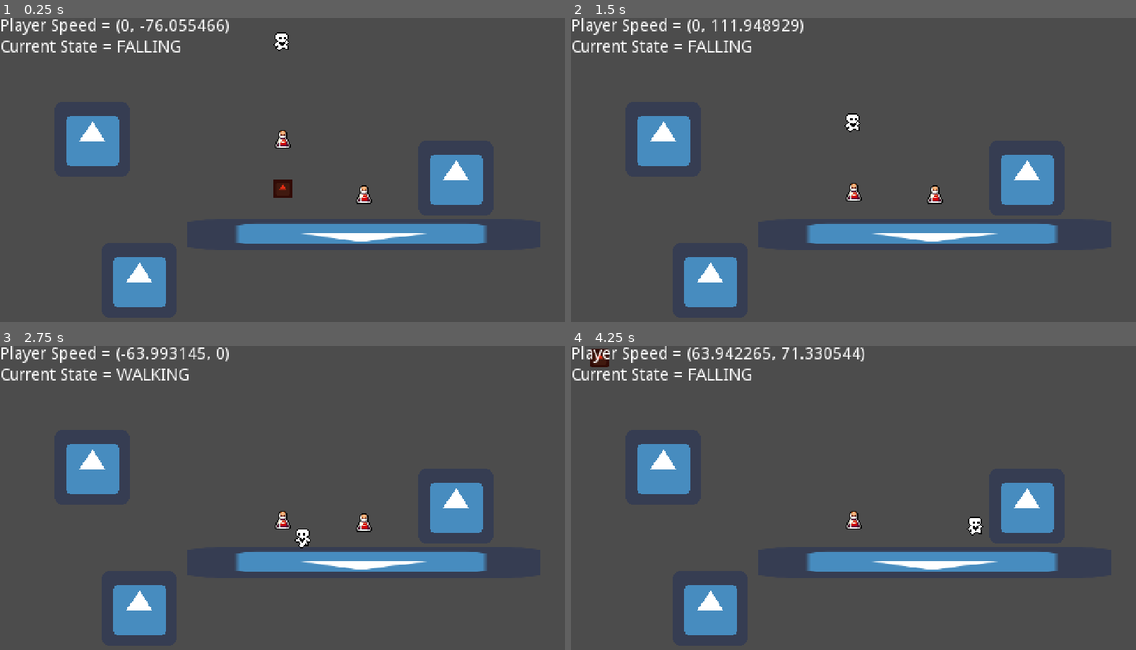
Above: before the commit, frames 1-4 (two rows, left to right).
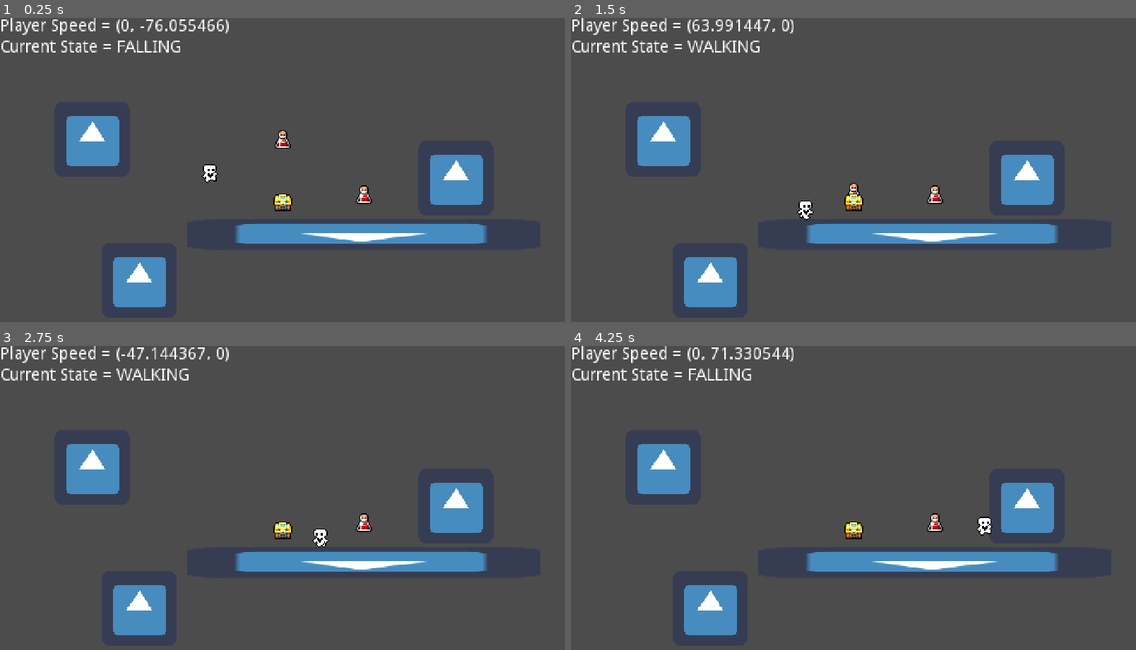
Above: after the commit, the same moments.

Repository: OldxAge/Math-Blaster-Remaster
Game: Godot game, scene res://scenes/game/game_world.tscn
The game is run twice, just before and just after one commit, with the same random seed, the same clock (stepped at 60 frames per second) and the same inputs. The engine's default icon, where the game draws it, is replaced by a stand-in: a white triangle on a blue panel in a dark square.
Inputs:
- Up to frame 1 (0.25 s): no input
- Up to frame 2 (1.5 s): hold Right (move_right) from 0.53 s (still down); tap Space (jump) at 0.77 s
- Up to frame 3 (2.75 s): tap Space (jump) at 1.52 s; release Right (move_right) at 2.03 s; hold Left (move_left) from 2.03 s (still down)
- Up to frame 4 (4.25 s): release Left (move_left) at 2.78 s; hold Right (move_right) from 2.78 s (still down); tap Space (jump) at 3.02, 3.77 s

The runs differ from the first frame. In frame 1, 0.6% of the frame differs, in the area x 35-52%, y 4-64%; in frame 2, 1.1%; in frame 3, 0.8%; in frame 4, 1.3%, in the area x 3-75%, y 0-64%.

Commit message:
Modified Bullet and Hazard Spawner
Removed pre-instantiated handlers as documentation suggests instancing is just performant. Bullets and hazards now spawn via instance and are destroyed via queque free.

Diff:
--- a/Math Blaster Remaster/scenes/game/HazardSpawner.gd
+++ b/Math Blaster Remaster/scenes/game/HazardSpawner.gd
@@ -1,46 +1,37 @@
 extends Node
 
+export var meteor_to_alien_ratio: int = 5
 
-onready var _meteors: Array = $Hazards/Meteors.get_children()
-onready var _aliens: Array = $Hazards/Aliens.get_children()
+onready var _meteor = preload("res://scenes/game/levels/meteor/Meteor.tscn")
+onready var _alien = preload("res://scenes/game/levels/alien/Alien.tscn")
+
 onready var _meteorSpawnPoints: Array = $SpawnPoints/Top.get_children()
 onready var _alienSpawnPoints: Array = $SpawnPoints/Sides.get_children()
-onready var _holdingPoint: Position2D = $HoldingPoint
-var _meteorIndex: int = 0
-var _alienIndex: int = 0
+onready var _hazardList = $Hazards
 
-func _ready() -> void:
-	pass
+onready var playerShip: Vector2
 
 func _on_SpawnInterval_timeout() -> void:
+	var hazardType = randi()%meteor_to_alien_ratio
+	if hazardType > 2:
+		spawnMeteor()
+	else:
+		spawnAlien()
 
-	spawnHazard()
 
-func spawnHazard():
-	var hazardType = randi()%5
+func spawnMeteor():
+	var index = randi()%_meteorSpawnPoints.size() - 1
+	var meteor = _meteor.instance()
+	meteor.playerShip = playerShip
+	_hazardList.add_child(meteor)
+	meteor.position = _meteorSpawnPoints[index].position
 
-	if hazardType > 2:
-		var currentSpawn = randi()%_meteorSpawnPoints.size() - 1
-		_meteors[_meteorIndex].position = _meteorSpawnPoints[currentSpawn].position
-		_meteors[_meteorIndex].visible = true
-		if(_meteorIndex >= _meteors.size() - 1):
-			_meteorIndex = 0
-		else:
-			_meteorIndex += 1
+func spawnAlien():
+	var index = randi()%_alienSpawnPoints.size() - 1
+	var alien = _alien.instance()
+	_hazardList.add_child(alien)
+	alien.position = _alienSpawnPoints[index].position
+	if alien.position.x < 0:
+		alien.moveRight()
 	else:
-		var currentSpawn = randi()%_alienSpawnPoints.size() - 1
-		_aliens[_alienIndex].position = _alienSpawnPoints[currentSpawn].position
-		if _aliens[_alienIndex].position.x < 0:
-			_aliens[_alienIndex].moveRight()
-		else:
-			_aliens[_alienIndex].moveLeft()
-		_aliens[_alienIndex].visible = true
-		_aliens[_alienIndex].startTimer()
-		if(_alienIndex >= _aliens.size() - 1):
-			_alienIndex = 0
-		else:
-			_alienIndex += 1
-
-func resetHazard(_hazard: Area2D):
-	_hazard.position = _holdingPoint.position
-	_hazard.visible = false
+		alien.moveLeft()
--- a/Math Blaster Remaster/scenes/game/characters/player.gd
+++ b/Math Blaster Remaster/scenes/game/characters/player.gd
@@ -37,7 +37,7 @@
 var _can_climb
 
 var _playerInventory := []
-
+var hazardType = -1
 
 func addFuelToInventory(_item: Item):
 	_playerInventory.append(_item)
--- a/Math Blaster Remaster/scenes/game/characters/state_machine/states/Air.gd
+++ b/Math Blaster Remaster/scenes/game/characters/state_machine/states/Air.gd
@@ -46,6 +46,6 @@
 		player._animation_player.play("falling")
 		player._current_state = "FALLING"
 	elif (Input.is_action_just_pressed("move_up")):
-		BulletSpawner.releaseNewBullet(player._fire_point.get_global_position(), -1)
+		BulletSpawner.spawnBullet(player._fire_point.get_global_position(), player.hazardType)
 #	elif (Input.is_action_just_pressed("move_up") or Input.is_action_just_pressed("move_down")) and player._can_climb:
 #		state_machine.transition_to("Climb", {do_climb = true})
--- a/Math Blaster Remaster/scenes/game/characters/state_machine/states/Ground.gd
+++ b/Math Blaster Remaster/scenes/game/characters/state_machine/states/Ground.gd
@@ -50,7 +50,7 @@
 	if Input.is_action_just_pressed("jump") and player._can_jump:
 		state_machine.transition_to("Air")
 	elif (Input.is_action_just_pressed("move_up")):
-		BulletSpawner.releaseNewBullet(player._fire_point.get_global_position(), -1)
+		BulletSpawner.spawnBullet(player._fire_point.get_global_position(), player.hazardType)
 #	elif (Input.is_action_just_pressed("move_up") or Input.is_action_just_pressed("move_down")) and player._can_climb:
 #		state_machine.transition_to("Climb", {do_climb = true})
 	elif is_equal_approx(x_input, 0.0):
--- a/Math Blaster Remaster/scenes/game/characters/state_machine/states/Idle.gd
+++ b/Math Blaster Remaster/scenes/game/characters/state_machine/states/Idle.gd
@@ -22,6 +22,6 @@
 	elif Input.is_action_just_pressed("jump") and player._can_jump:
 		state_machine.transition_to("Air")
 	elif (Input.is_action_just_pressed("move_up")):
-		BulletSpawner.releaseNewBullet(player._fire_point.get_global_position(), -1)
+		BulletSpawner.spawnBullet(player._fire_point.get_global_position(), player.hazardType)
 #	elif (Input.is_action_just_pressed("move_up") or Input.is_action_just_pressed("move_down")) and player._can_climb:
 #		state_machine.transition_to("Climb")
--- a/Math Blaster Remaster/scenes/game/game_world.gd
+++ b/Math Blaster Remaster/scenes/game/game_world.gd
@@ -11,3 +11,7 @@
 func _process(_delta: float) -> void:
 	info.setVelocity($Player.getSpeed())
 	info.setState($Player.getCurrentState())
+
+
+func _on_PlayerShip_ready(extra_arg_0: Vector2) -> void:
+	$HazardSpawner.playerShip = $PlayerShip.position
--- a/Math Blaster Remaster/scenes/game/game_world.tscn
+++ b/Math Blaster Remaster/scenes/game/game_world.tscn
@@ -7,6 +7,20 @@
 [ext_resource path="res://scenes/game/items/fuel_cell/FuelCell.tscn" type="PackedScene" id=5]
 [ext_resource path="res://scenes/game/weapons/BulletSpawner.tscn" type="PackedScene" id=6]
 [ext_resource path="res://scenes/game/levels/HazardSpawner.tscn" type="PackedScene" id=7]
+[ext_resource path="res://assets/sprites/chests.png" type="Texture" id=8]
+
+[sub_resource type="AtlasTexture" id=1]
+flags = 4
+atlas = ExtResource( 8 )
+region = Rect2( 112, 64, 16, 16 )
+
+[sub_resource type="SpriteFrames" id=2]
+animations = [ {
+"frames": [ SubResource( 1 ) ],
+"loop": true,
+"name": "default",
+"speed": 5.0
+} ]
 
 [node name="Game" type="Node2D"]
 script = ExtResource( 2 )
@@ -25,24 +39,24 @@
 
 [node name="platform" parent="Platforms" instance=ExtResource( 4 )]
 position = Vector2( 147, 1 )
-collision_mask = 14
+collision_mask = 6
 
 [node name="platform2" parent="Platforms" instance=ExtResource( 4 )]
 position = Vector2( 69, 49 )
 rotation = -3.14159
 scale = Vector2( 4.69287, 0.418613 )
-collision_mask = 14
+collision_mask = 6
 
 [node name="platform3" parent="Platforms" instance=ExtResource( 4 )]
 position = Vector2( -122, 88 )
-collision_mask = 14
+collision_mask = 6
 
 [node name="platform4" parent="Platforms" instance=ExtResource( 4 )]
 position = Vector2( -162, -32 )
-collision_mask = 14
+collision_mask = 6
 
 [node name="Player" parent="." instance=ExtResource( 1 )]
-position = Vector2( -1, -86 )
+position = Vector2( -62, 27 )
 
 [node name="FuelCell" parent="." instance=ExtResource( 5 )]
 position = Vector2( 0, -44 )
@@ -53,6 +67,15 @@
 color = 5
 
 [node name="HazardSpawner" parent="." instance=ExtResource( 7 )]
+position = Vector2( 0, -145 )
 
 [node name="BulletSpawner" parent="." instance=ExtResource( 6 )]
-position = Vector2( 158, -252 )
+position = Vector2( 404, -297 )
+
+[node name="PlayerShip" type="Node2D" parent="."]
+position = Vector2( 0, 21 )
+
+[node name="Sprite" type="AnimatedSprite" parent="PlayerShip"]
+frames = SubResource( 2 )
+
+[connection signal="ready" from="PlayerShip" to="." method="_on_PlayerShip_ready"]
--- a/Math Blaster Remaster/scenes/game/levels/HazardSpawner.tscn
+++ b/Math Blaster Remaster/scenes/game/levels/HazardSpawner.tscn
@@ -1,18 +1,15 @@
-[gd_scene load_steps=4 format=2]
+[gd_scene load_steps=2 format=2]
 
 [ext_resource path="res://scenes/game/HazardSpawner.gd" type="Script" id=1]
-[ext_resource path="res://scenes/game/levels/alien/Alien.tscn" type="PackedScene" id=2]
-[ext_resource path="res://scenes/game/levels/meteor/Meteor.tscn" type="PackedScene" id=3]
 
 [node name="HazardSpawner" type="Node2D"]
 script = ExtResource( 1 )
 
-[node name="HoldingPoint" type="Position2D" parent="."]
-position = Vector2( 0, -200 )
+[node name="Hazards" type="Node2D" parent="."]
 
-[node name="SpawnPoints" type="Node" parent="."]
+[node name="SpawnPoints" type="Node2D" parent="."]
 
-[node name="Top" type="Node" parent="SpawnPoints"]
+[node name="Top" type="Node2D" parent="SpawnPoints"]
 
 [node name="SpawnPoint_T1" type="Position2D" parent="SpawnPoints/Top"]
 position = Vector2( -220, 0 )
@@ -28,7 +25,7 @@
 [node name="SpawnPoint_T5" type="Position2D" parent="SpawnPoints/Top"]
 position = Vector2( 220, 0 )
 
-[node name="Sides" type="Node" parent="SpawnPoints"]
+[node name="Sides" type="Node2D" parent="SpawnPoints"]
 
 [node name="SpawnPoint_L1" type="Position2D" parent="SpawnPoints/Sides"]
 position = Vector2( -280, 40 )
@@ -52,48 +49,4 @@
 wait_time = 2.0
 autostart = true
 
-[node name="Hazards" type="Node" parent="."]
-
-[node name="Meteors" type="Node2D" parent="Hazards"]
-position = Vector2( 0, -200 )
-
-[node name="Meteor1" parent="Hazards/Meteors" instance=ExtResource( 3 )]
-visible = false
-x_speed = 0
-
-[node name="Meteor2" parent="Hazards/Meteors" instance=ExtResource( 3 )]
-visible = false
-x_speed = 0
-
-[node name="Meteor3" parent="Hazards/Meteors" instance=ExtResource( 3 )]
-visible = false
-x_speed = 0
-
-[node name="Meteor4" parent="Hazards/Meteors" instance=ExtResource( 3 )]
-visible = false
-x_speed = 0
-
-[node name="Meteor5" parent="Hazards/Meteors" instance=ExtResource( 3 )]
-visible = false
-x_speed = 0
-
-[node name="Meteor6" parent="Hazards/Meteors" instance=ExtResource( 3 )]
-visible = false
-x_speed = 0
-
-[node name="Aliens" type="Node2D" parent="Hazards"]
-position = Vector2( 0, -200 )
-
-[node name="Alien1" parent="Hazards/Aliens" instance=ExtResource( 2 )]
-
-[node name="Alien2" parent="Hazards/Aliens" instance=ExtResource( 2 )]
-
-[node name="Alien3" parent="Hazards/Aliens" instance=ExtResource( 2 )]
-
-[node name="Alien4" parent="Hazards/Aliens" instance=ExtResource( 2 )]
-
-[node name="Alien5" parent="Hazards/Aliens" instance=ExtResource( 2 )]
-
-[node name="Alien6" parent="Hazards/Aliens" instance=ExtResource( 2 )]
-
 [connection signal="timeout" from="SpawnInterval" to="." method="_on_SpawnInterval_timeout"]
--- a/Math Blaster Remaster/scenes/game/levels/alien/Alien.gd
+++ b/Math Blaster Remaster/scenes/game/levels/alien/Alien.gd
@@ -1,13 +1,27 @@
 extends Area2D
 
+onready var hazardSpawner
+var boundary = 280
+var hazardType = 1
 export var x_speed: int = 32
 export var y_speed: int = 0
 
+func _ready() -> void:
+	$ShootTimer.start(1)
+	$ShootTimer.one_shot = false
+
 func _physics_process(delta: float) -> void:
 	position += Vector2(x_speed, y_speed) * delta
+	if position.x > 280:
+		moveLeft()
+	elif position.x < -280:
+		moveRight()
 
 func _on_Alien_body_entered(_body: Player) -> void:
-	visible = false
+	queue_free()
+
+func _on_Alien_area_entered(area: Area2D) -> void:
+	queue_free()
 
 func moveLeft():
 	if x_speed < 0:
@@ -22,12 +36,7 @@
 		x_speed *= -1
 
 
-
-func startTimer():
-	$ShootTimer.start(1)
-	$ShootTimer.one_shot = false
-
 func _on_ShootTimer_timeout() -> void:
-	BulletSpawner.releaseNewBullet($FirePoint.get_global_position(), 1)
+	BulletSpawner.spawnBullet($FirePoint.get_global_position(), hazardType)
 	print("Alien Shooting")
 	#shootLaser Shoot solid line all the way to the ground
--- a/Math Blaster Remaster/scenes/game/levels/alien/Alien.tscn
+++ b/Math Blaster Remaster/scenes/game/levels/alien/Alien.tscn
@@ -52,5 +52,6 @@
 [node name="FirePoint" type="Position2D" parent="."]
 position = Vector2( 0, 25 )
 
+[connection signal="area_entered" from="." to="." method="_on_Alien_area_entered"]
 [connection signal="body_entered" from="." to="." method="_on_Alien_body_entered"]
 [connection signal="timeout" from="ShootTimer" to="." method="_on_ShootTimer_timeout"]
--- a/Math Blaster Remaster/scenes/game/levels/meteor/Meteor.gd
+++ b/Math Blaster Remaster/scenes/game/levels/meteor/Meteor.gd
@@ -1,11 +1,19 @@
 extends Area2D
 
-export var x_speed: int = 32
-export var y_speed: int = 48
+onready var hazardSpawner
+onready var playerShip
+
+export var speed: int = 25
+
 
 func _physics_process(delta: float) -> void:
-	position += Vector2(x_speed, y_speed) * delta
+	position = position.move_toward(Vector2(0,0), speed * delta)
 	rotate(1 * delta)
 
+
 func _on_Meteor_body_entered(_body: Player) -> void:
-	visible = false
+	queue_free()
+
+
+func _on_Meteor_area_entered(area: Area2D) -> void:
+	queue_free()
--- a/Math Blaster Remaster/scenes/game/levels/meteor/Meteor.tscn
+++ b/Math Blaster Remaster/scenes/game/levels/meteor/Meteor.tscn
@@ -21,7 +21,7 @@
 [node name="Meteor" type="Area2D"]
 z_index = -1
 collision_layer = 16
-collision_mask = 10
+collision_mask = 11
 script = ExtResource( 1 )
 
 [node name="CollisionShape2D" type="CollisionShape2D" parent="."]
@@ -30,4 +30,5 @@
 [node name="AnimatedSprite" type="AnimatedSprite" parent="."]
 frames = SubResource( 3 )
 
+[connection signal="area_entered" from="." to="." method="_on_Meteor_area_entered"]
 [connection signal="body_entered" from="." to="." method="_on_Meteor_body_entered"]
--- a/Math Blaster Remaster/scenes/game/weapons/Bullet.gd
+++ b/Math Blaster Remaster/scenes/game/weapons/Bullet.gd
@@ -1,32 +1,30 @@
 extends Area2D
 
-export var x_speed: int = 0
-export var y_speed: int = 0
-var _originalSpeed: int = 40
-
-func _ready() -> void:
-	_originalSpeed = y_speed
+var x_speed: int = 0
+var y_speed: int = 0
+var bulletOwner
 
 func _physics_process(delta: float) -> void:
 	position.y += y_speed * delta
 
 
 func _on_Bullet_body_entered(body: Node) -> void:
-	print("blammo")
-	zeroOutBullet()
-	BulletSpawner.handleSpentBullet(self)
+	print("blammo" + str(body.name))
+	if body.hazardType != null:
+		if body.hazardType != bulletOwner:
+			queue_free()
 
 
-func _on_Bullet_area_entered(area: Area2D) -> void:
-	print("Wowweeee")
-	zeroOutBullet()
-	BulletSpawner.handleSpentBullet(self)
+func _on_Bullet_area_entered(_hazard: Area2D) -> void:
+	print("Wowweeee + " + str(_hazard.name))
+	if _hazard.hazardType != bulletOwner:
+		queue_free()
+
+
 
 func zeroOutBullet():
 	y_speed = 0
 
-func initiateBulletMovement(_bulletDirection):
-	if _bulletDirection < 0:
-		y_speed = _originalSpeed * _bulletDirection
-	else:
-		y_speed = _originalSpeed
+
+func initiateBulletMovement(_bulletSpeed: int):
+	y_speed = _bulletSpeed
--- a/Math Blaster Remaster/scenes/game/weapons/Bullet.tscn
+++ b/Math Blaster Remaster/scenes/game/weapons/Bullet.tscn
@@ -9,9 +9,8 @@
 
 [node name="Bullet" type="Area2D"]
 collision_layer = 8
-collision_mask = 19
+collision_mask = 18
 script = ExtResource( 2 )
-y_speed = 40
 
 [node name="CollisionShape2D" type="CollisionShape2D" parent="."]
 shape = SubResource( 1 )
--- a/Math Blaster Remaster/scenes/game/weapons/BulletSpawner.gd
+++ b/Math Blaster Remaster/scenes/game/weapons/BulletSpawner.gd
@@ -1,18 +1,13 @@
 extends Node2D
 
-onready var _bulletArray: Array = $Bullets.get_children()
-onready var _holdingPoint: Position2D = $HoldingPosition
-var _bulletIndex: int = 0
 
-func releaseNewBullet(_firePoint: Vector2, _bulletDirection: int):
-	var _newBullet = _bulletArray.pop_front()
-	_newBullet.initiateBulletMovement(_bulletDirection)
-	_newBullet.position = _firePoint
-	_newBullet.visible = true
+onready var bullet_scene = preload("res://scenes/game/weapons/Bullet.tscn")
+export var _bullet_speed: int = 40
 
 
-func handleSpentBullet(_spentBullet : Area2D):
-	_spentBullet.visible = false
-	_spentBullet.zeroOutBullet()
-	_spentBullet.position = _holdingPoint.position
-	_bulletArray.append(_spentBullet)
+func spawnBullet(_firePoint: Vector2, _bulletDirection: int):
+	var _newBullet = bullet_scene.instance()
+	add_child(_newBullet)
+	_newBullet.bulletOwner = _bulletDirection
+	_newBullet.position = _firePoint
+	_newBullet.initiateBulletMovement(_bullet_speed * _bulletDirection)
--- a/Math Blaster Remaster/scenes/game/weapons/BulletSpawner.tscn
+++ b/Math Blaster Remaster/scenes/game/weapons/BulletSpawner.tscn
@@ -1,53 +1,6 @@
-[gd_scene load_steps=3 format=2]
+[gd_scene load_steps=2 format=2]
 
-[ext_resource path="res://scenes/game/weapons/Bullet.tscn" type="PackedScene" id=1]
 [ext_resource path="res://scenes/game/weapons/BulletSpawner.gd" type="Script" id=2]
 
 [node name="BulletSpawner" type="Node2D"]
 script = ExtResource( 2 )
-
-[node name="HoldingPosition" type="Position2D" parent="."]
-
-[node name="Bullets" type="Node" parent="."]
-
-[node name="Bullet1" parent="Bullets" instance=ExtResource( 1 )]
-
-[node name="Bullet2" parent="Bullets" instance=ExtResource( 1 )]
-
-[node name="Bullet3" parent="Bullets" instance=ExtResource( 1 )]
-
-[node name="Bullet4" parent="Bullets" instance=ExtResource( 1 )]
-
-[node name="Bullet5" parent="Bullets" instance=ExtResource( 1 )]
-
-[node name="Bullet6" parent="Bullets" instance=ExtResource( 1 )]
-
-[node name="Bullet7" parent="Bullets" instance=ExtResource( 1 )]
-
-[node name="Bullet8" parent="Bullets" instance=ExtResource( 1 )]
-
-[node name="Bullet9" parent="Bullets" instance=ExtResource( 1 )]
-
-[node name="Bullet10" parent="Bullets" instance=ExtResource( 1 )]
-
-[node name="AlienBullets" type="Node" parent="."]
-
-[node name="Bullet1" parent="AlienBullets" instance=ExtResource( 1 )]
-
-[node name="Bullet2" parent="AlienBullets" instance=ExtResource( 1 )]
-
-[node name="Bullet3" parent="AlienBullets" instance=ExtResource( 1 )]
-
-[node name="Bullet4" parent="AlienBullets" instance=ExtResource( 1 )]
-
-[node name="Bullet5" parent="AlienBullets" instance=ExtResource( 1 )]
-
-[node name="Bullet6" parent="AlienBullets" instance=ExtResource( 1 )]
-
-[node name="Bullet7" parent="AlienBullets" instance=ExtResource( 1 )]
-
-[node name="Bullet8" parent="AlienBullets" instance=ExtResource( 1 )]
-
-[node name="Bullet9" parent="AlienBullets" instance=ExtResource( 1 )]
-
-[node name="Bullet10" parent="AlienBullets" instance=ExtResource( 1 )]
Not shown: 1 places in Math Blaster Remaster/scenes/game/game_world.tscn that only renumber resources
